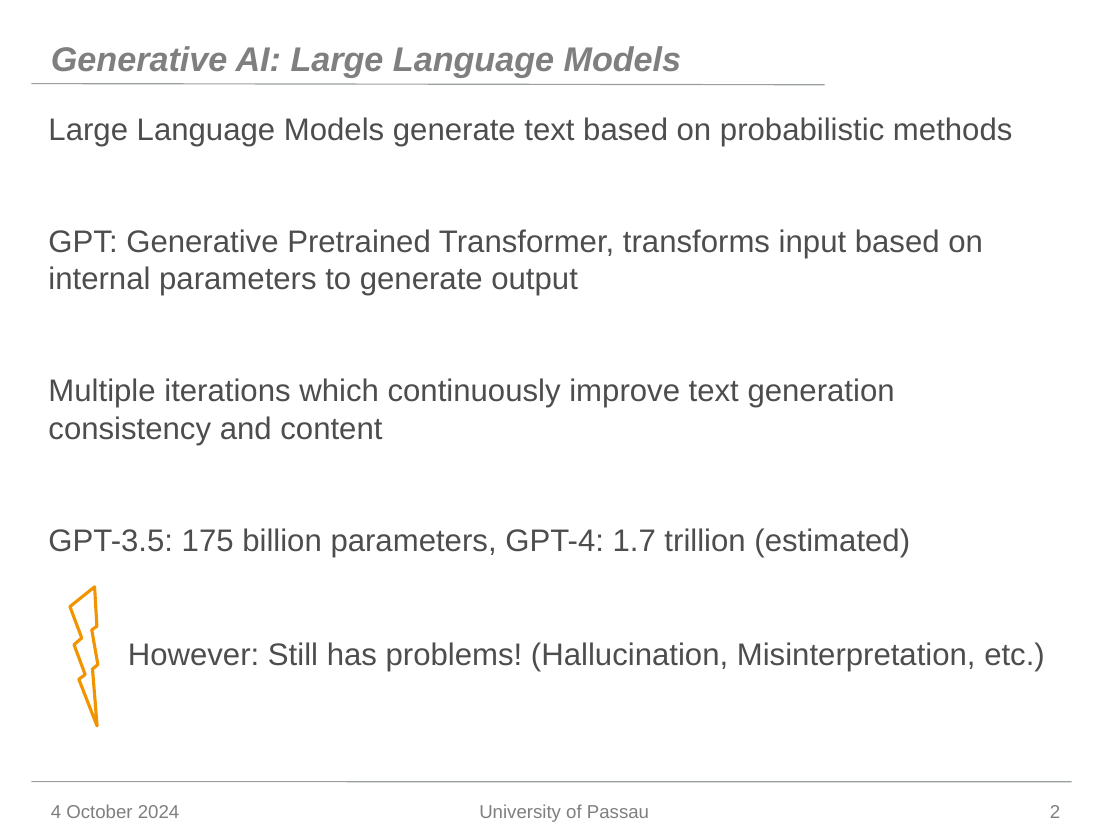
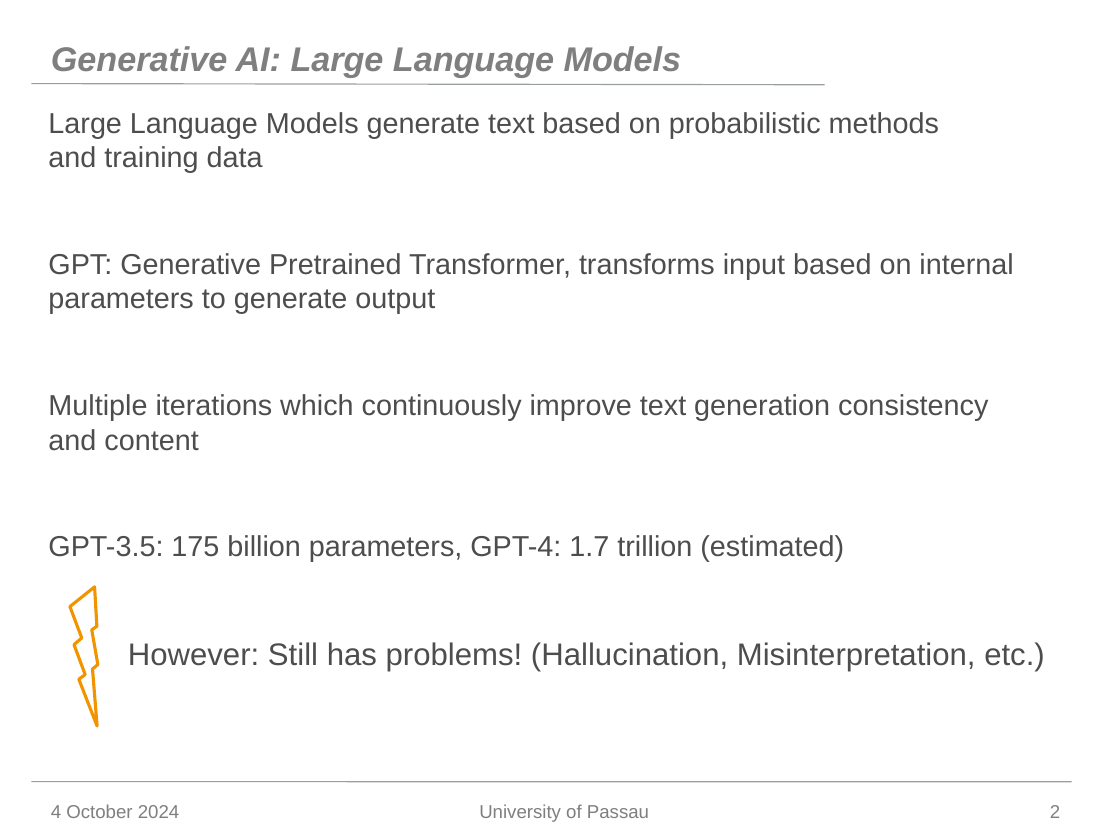
Before and after one commit to Jonas-Barth/bachelor, a slide deck: slide 2 of Writing/Präsentation.pptx. Drawn at 1120x840 pixels with LibreOffice and Linux fonts; fonts in the diff are those of the drawing; background and template pictures are left out. Boxes give left, top, right and bottom in pixels: in the first picture for what was removed or moved away, otherwise in the second. Text is boxed around its words. In the diff, an @@ line names an element or a change of style, - is before the commit and + after.

```diff
--- a/Writing/Präsentation.pptx
+++ b/Writing/Präsentation.pptx
@@ text at bbox=[48, 112, 939, 173]: text changed; size 20 to 18.5 pt @@
-Large Language Models generate text based on probabilistic methods
+Large Language Models generate text based on probabilistic methods
+and training data
@@ text at bbox=[48, 253, 1013, 562]: size 20 to 18.5 pt in "GPT: Generative Pretrained Transformer, transforms input bas ...", "Multiple iterations which continuously improve text generati ...", "GPT-3.5: 175 billion parameters, GPT-4: 1.7 trillion ..." @@
```
Also in this commit, not shown: 1 other slide changed, 1 other file.
